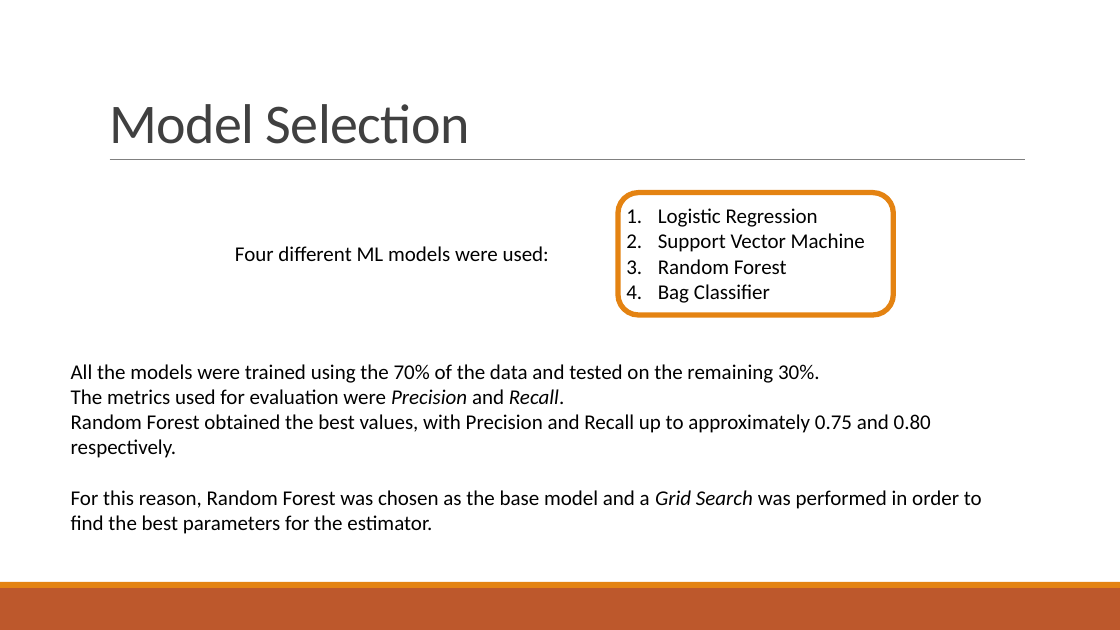
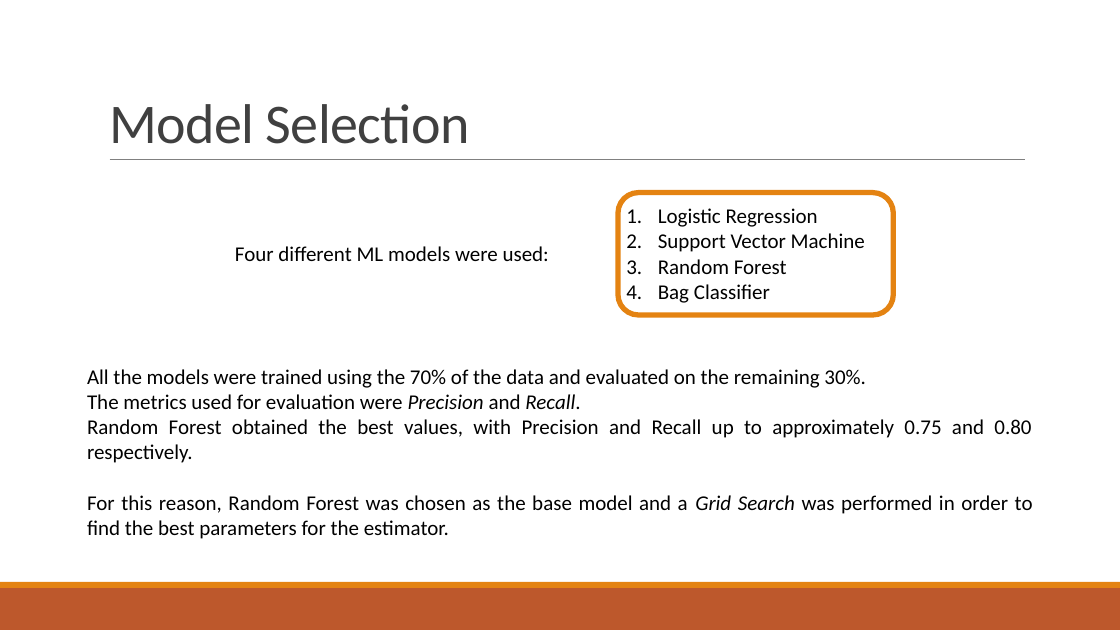
Before and after one commit to GianlucaCarlini/Pattern-Recognition, a slide deck: slide 4 of Pattern Recognition.pptx. Drawn at 1120x630 pixels with LibreOffice and Linux fonts; fonts in the diff are those of the drawing. Boxes give left, top, right and bottom in pixels: in the first picture for what was removed or moved away, otherwise in the second. Text is boxed around its words. In the diff, an @@ line names an element or a change of style, - is before the commit and + after.

```diff
--- a/Pattern Recognition.pptx
+++ b/Pattern Recognition.pptx
@@ text "All the models were trained ...": place and size @@
-text "All the models were trained ..." at <box>71,364,982,534</box>
+text "All the models were trained ..." at <box>87,369,1033,539</box>
@@ text at <box>87,369,866,388</box>: text changed @@
-All the models were trained using the 70% of the data and tested on the remaining 30%.
+All the models were trained using the 70% of the data and evaluated on the remaining 30%.
@@ text at <box>87,394,1033,539</box>: alignment left to justified @@
```
Also in this commit, not shown: 2 other slides changed, 4 slides added, 1 slide removed.
